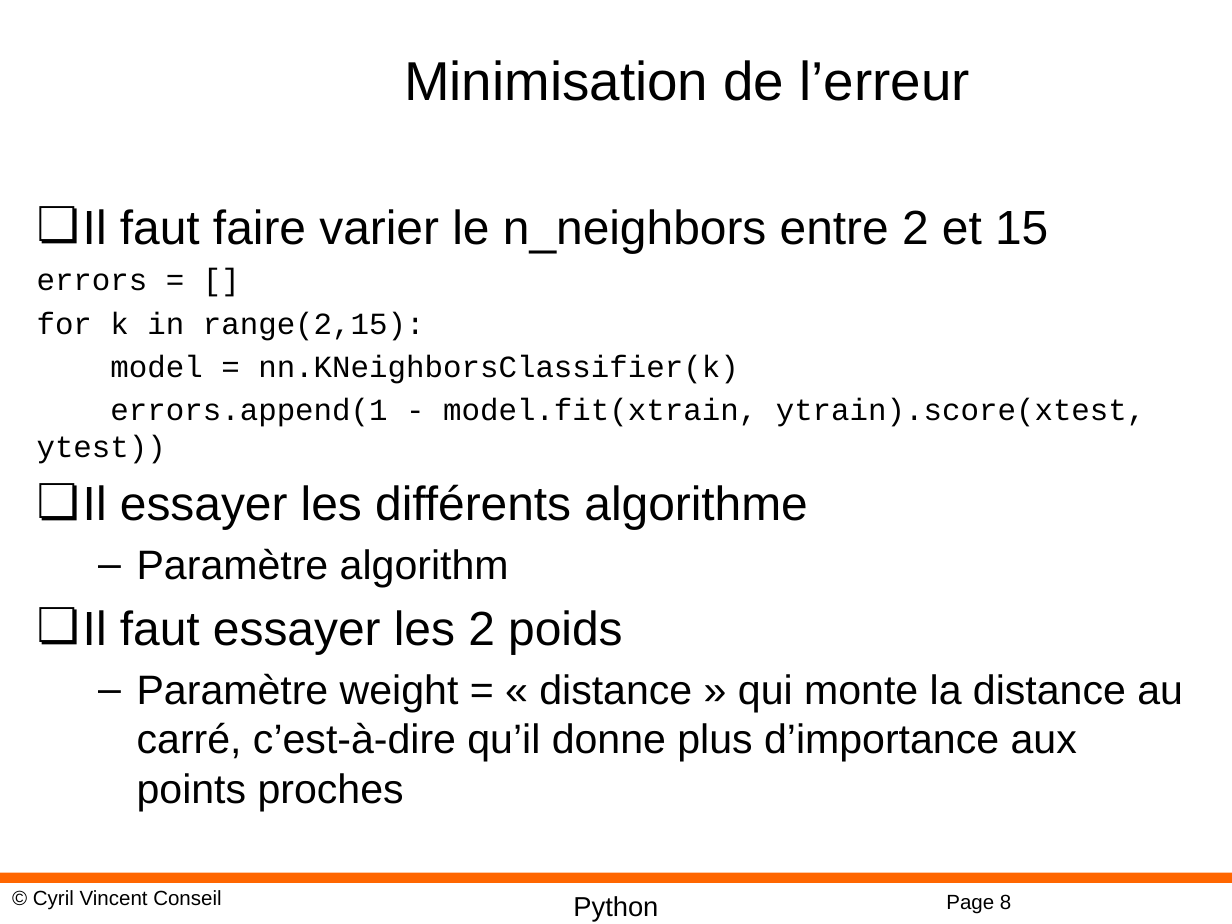
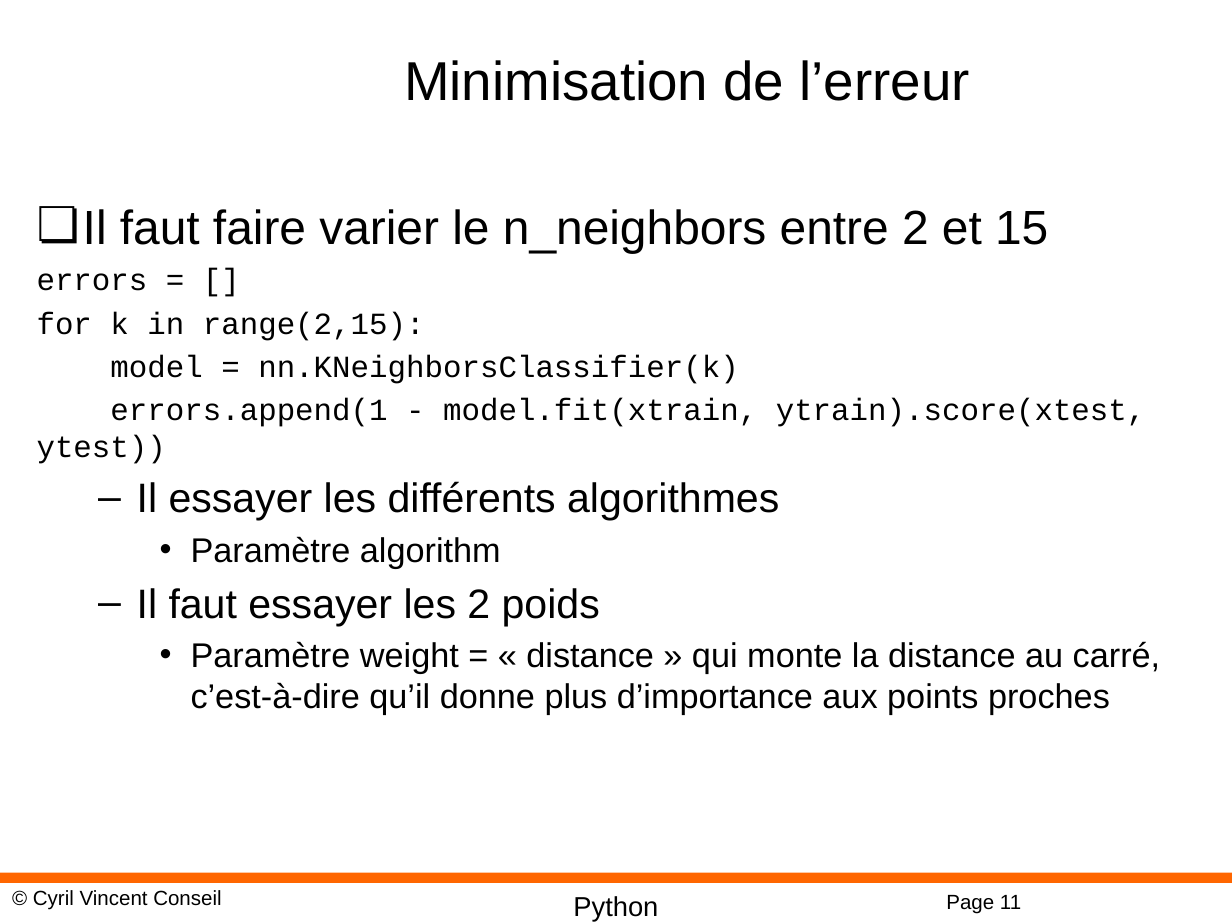
Before and after one commit to cyrilvincent/ML, a slide deck: slide 11 of PPT/MachineLearning14-KNN.pptx (slide 8 before the commit). Drawn at 1232x924 pixels with LibreOffice and Linux fonts; fonts in the diff are those of the drawing; background and template pictures are left out. Boxes give left, top, right and bottom in pixels: in the first picture for what was removed or moved away, otherwise in the second. Text is boxed around its words. In the diff, an @@ line names an element or a change of style, - is before the commit and + after.

```diff
--- a/PPT/MachineLearning14-KNN.pptx
+++ b/PPT/MachineLearning14-KNN.pptx
@@ text at bbox=[137, 481, 779, 521]: text changed; size 28 to 24 pt @@
-❏ Il essayer les différents algorithme
+  – Il essayer les différents algorithmes
@@ text at bbox=[137, 536, 1160, 715]: size 24 to 20 pt in "Paramètre algorithm", "Paramètre weight = « distance » qui ..."; size 28 to 24 pt in "Il faut essayer les 2 poids"; bullet – to •; list level 2 to 3 in "Paramètre algorithm"; bullet ❏ to –; list level 1 to 2 in "Il faut essayer les 2 ..."; list level 2 to 3 in "Paramètre weight = « distance ..." @@
@@ page number at bbox=[946, 895, 1021, 914]: text changed @@
-Page 8
+Page 11
```
Also in this commit, not shown: 3 other slides changed, 19 other files.
